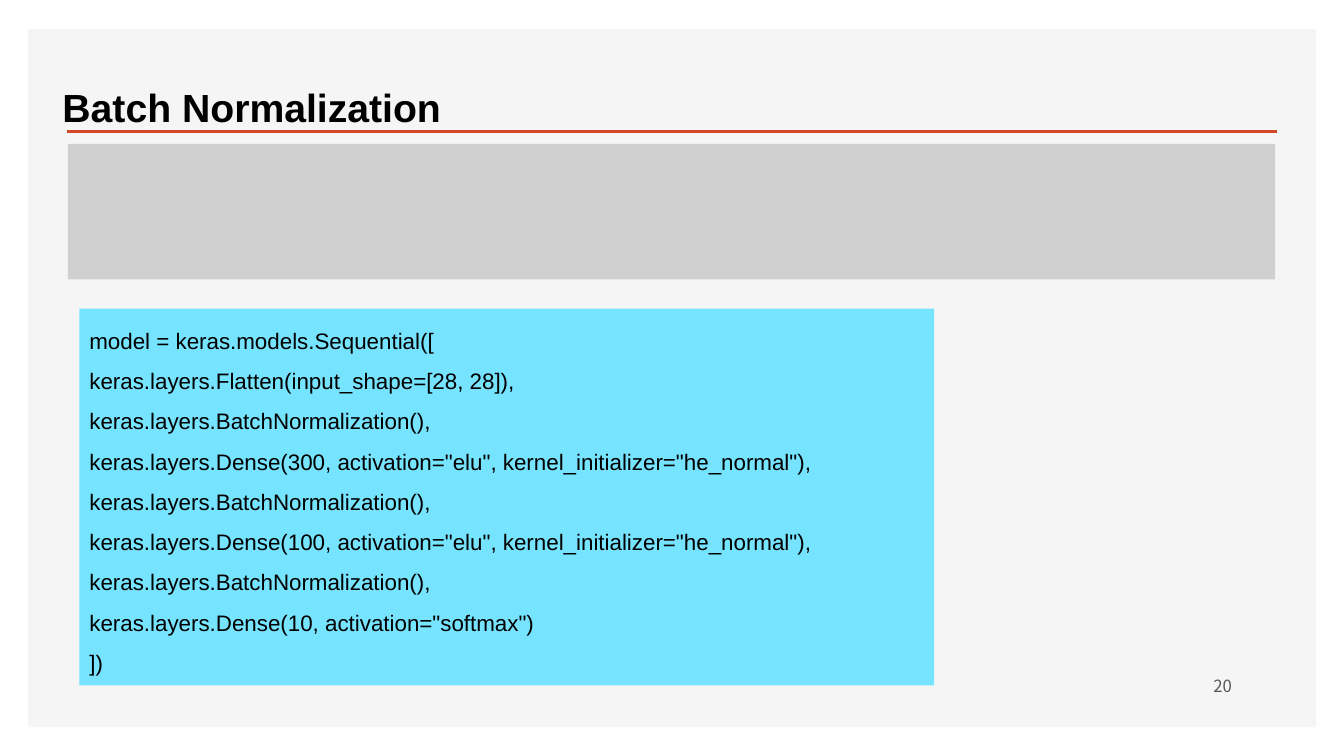
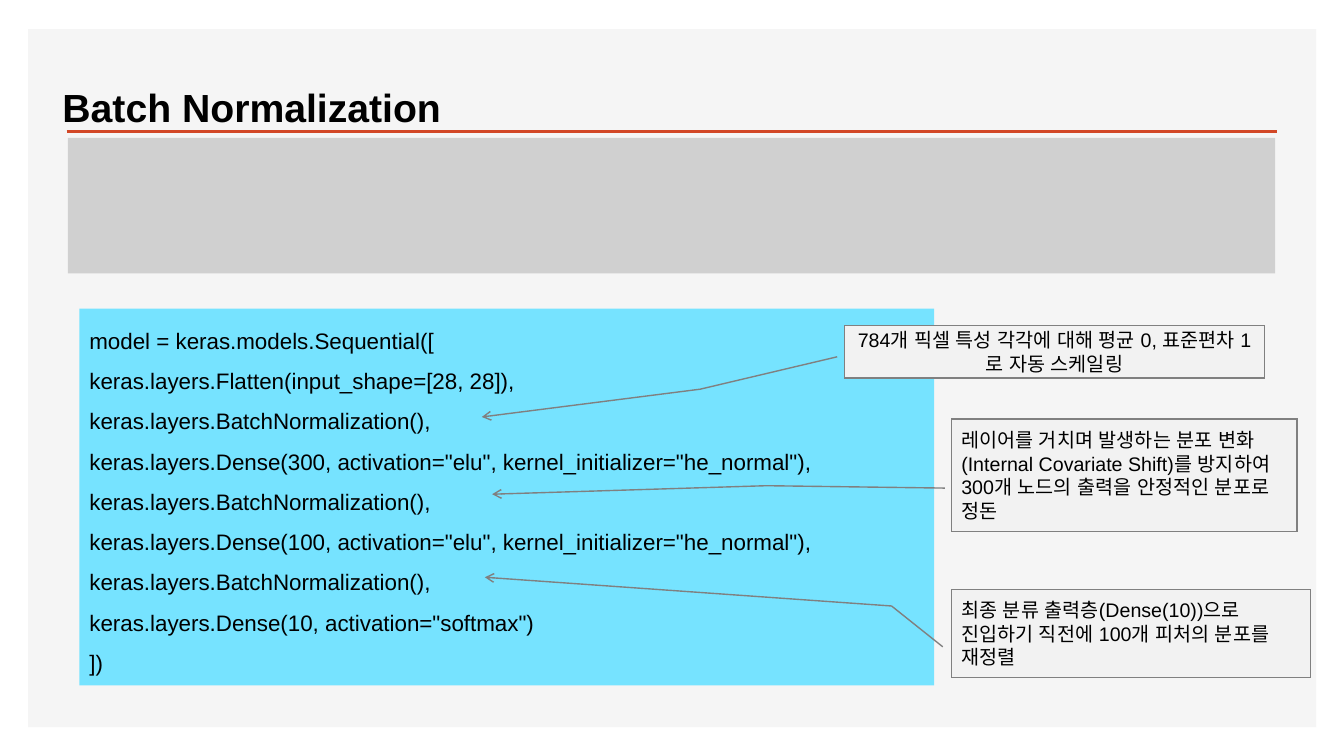
Before and after one commit to ancestor9/2026_Fall_Deep-Learning-with-Python, a slide deck: slide 21 of Chapter 09 ConvNet architecture patterns.pptx (slide 20 before the commit). Drawn at 1344x756 pixels with LibreOffice and Linux fonts; fonts in the diff are those of the drawing; grey boxes stand for pictures; background and template pictures are left out. Boxes give left, top, right and bottom in pixels: in the first picture for what was removed or moved away, otherwise in the second. Text is boxed around its words. In the diff, an @@ line names an element or a change of style, - is before the commit and + after.

```diff
--- a/Chapter 09 ConvNet architecture patterns.pptx
+++ b/Chapter 09 ConvNet architecture patterns.pptx
@@ picture: place and size @@
-picture at [68, 144, 1275, 279]
+picture at [68, 138, 1275, 273]
@@ border callout added at [845, 326, 1265, 378], fill #F2F2F2, outline #808080 1 pt, 14 pt, text #000000 @@
+784개 픽셀 특성 각각에 대해 평균 0, 표준편차 1로 자동 스케일링
@@ border callout added at [952, 419, 1298, 532], fill #F2F2F2, outline #808080 1 pt, 14 pt, text #000000 @@
+레이어를 거치며 발생하는 분포 변화(Internal Covariate Shift)를 방지하여 300개 노드의 출력을 안정적인 분포로 정돈
@@ border callout added at [952, 590, 1311, 678], fill #F2F2F2, outline #808080 1 pt, 14 pt, text #000000 @@
+최종 분류 출력층(Dense(10))으로 진입하기 직전에 100개 피처의 분포를 재정렬
@@ page number removed at [1213, 679, 1232, 692] @@
-20
```
Also in this commit, not shown: 16 other slides changed, 7 slides added, 5 slides removed.
